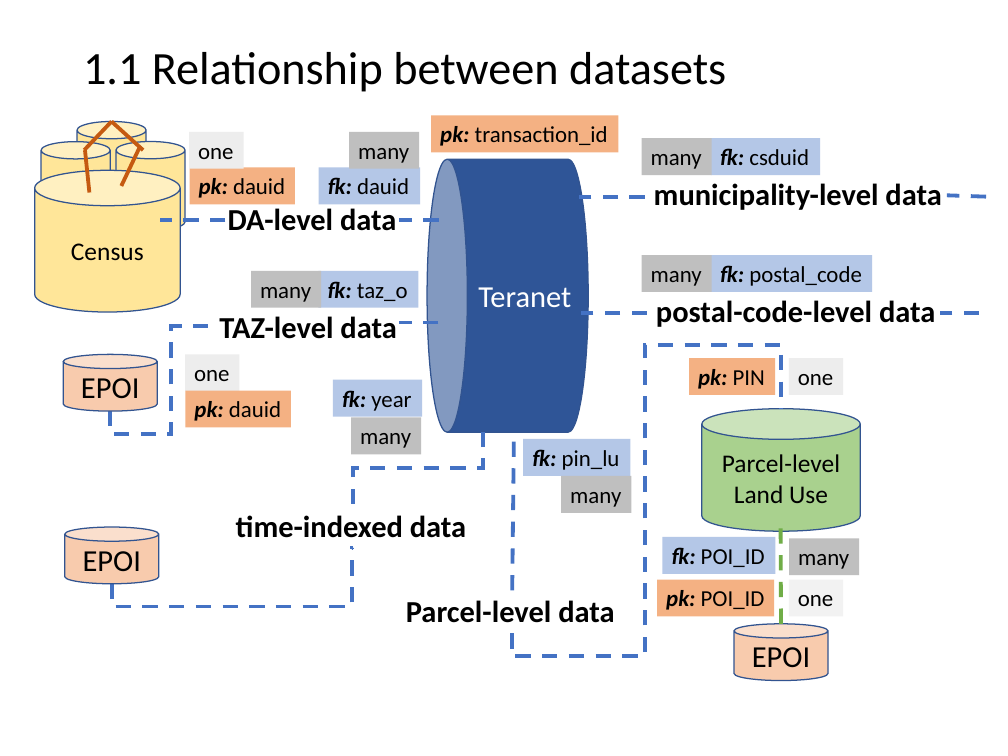
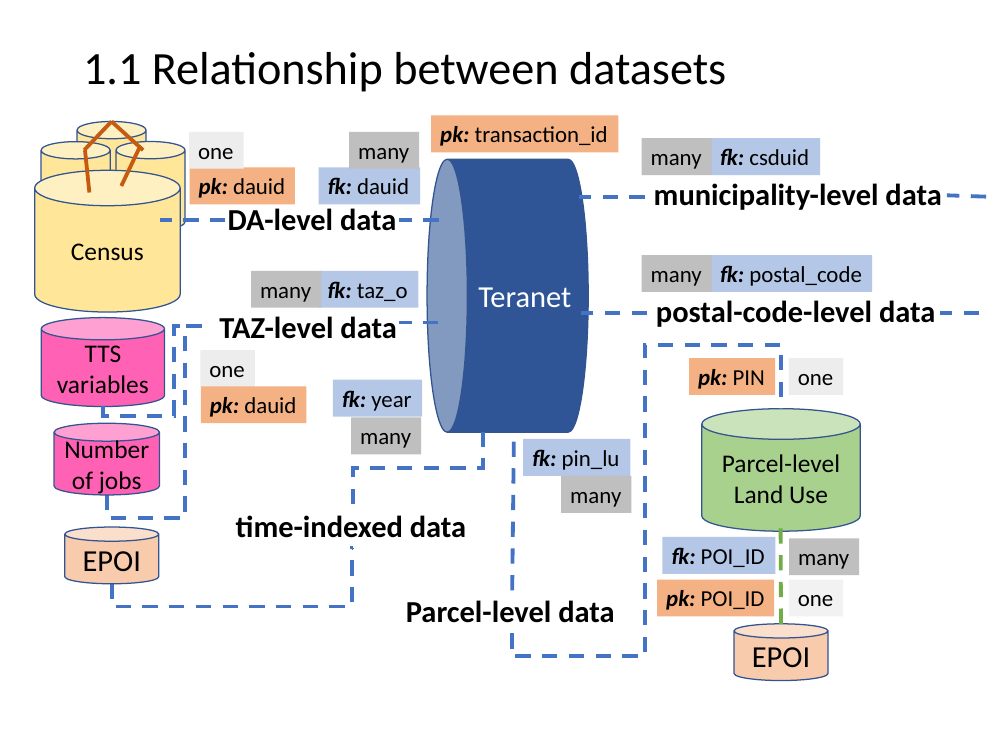
Before and after one commit to stepan-o/thesis, a slide deck: slide 3 of presentations/rdbms_design.pptx. Drawn at 1008x756 pixels with LibreOffice and Linux fonts; fonts in the diff are those of the drawing. Boxes give left, top, right and bottom in pixels: in the first picture for what was removed or moved away, otherwise in the second. Text is boxed around its words. In the diff, an @@ line names an element or a change of style, - is before the commit and + after.

Commit message:
presentation covering RDBMS design for housing market database

```diff
--- a/presentations/rdbms_design.pptx
+++ b/presentations/rdbms_design.pptx
@@ cylinder added at (x1=41, y1=317, x2=165, y2=406), fill #FF61B4, outline #325491 1 pt, 20 pt, text #000000 @@
+TTS
+variables
@@ elbow line added from (103, 407) to (184, 327), #4472C4 3 pt dashed @@
@@ elbow line moved from (111, 412) - (210, 327) to (107, 495) - (210, 327) @@
@@ rectangle "one" moved from (x1=186, y1=354, x2=240, y2=391) to (x1=200, y1=350, x2=254, y2=387) @@
@@ rectangle "pk: dauid" moved from (x1=186, y1=391, x2=291, y2=427) to (x1=201, y1=386, x2=306, y2=423) @@
@@ cylinder "Number of jobs" resized from (x1=63, y1=355, x2=157, y2=412) to (x1=54, y1=424, x2=159, y2=495) @@
@@ cylinder "Number of jobs" at (x1=54, y1=424, x2=159, y2=495): fill #F8CBAD to #FF61B4 @@
@@ text in cylinder at (x1=64, y1=437, x2=149, y2=495): text changed; size 24 to 20 pt @@
-EPOI
+Number of jobs
```
Also in this commit, not shown: 3 slides added.
